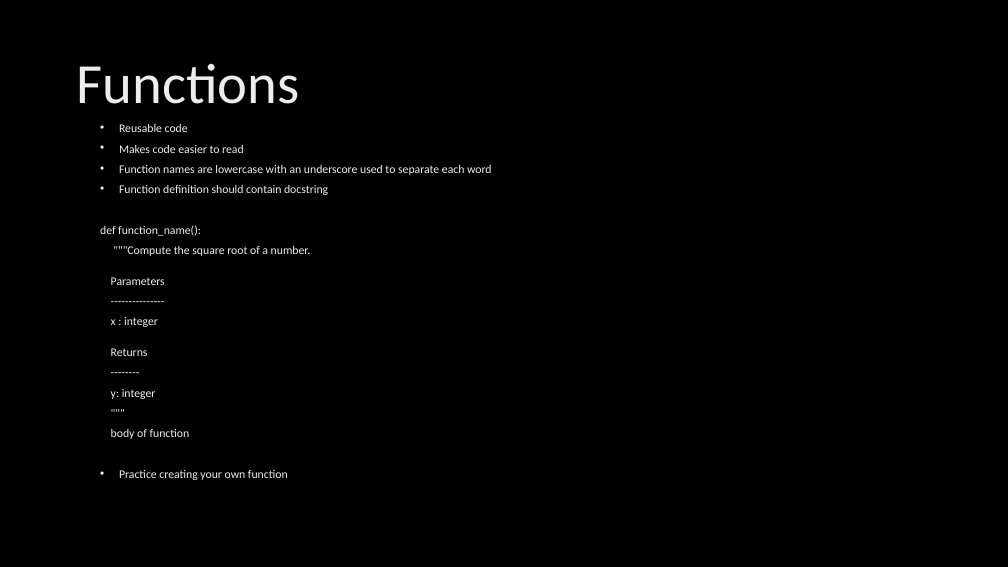
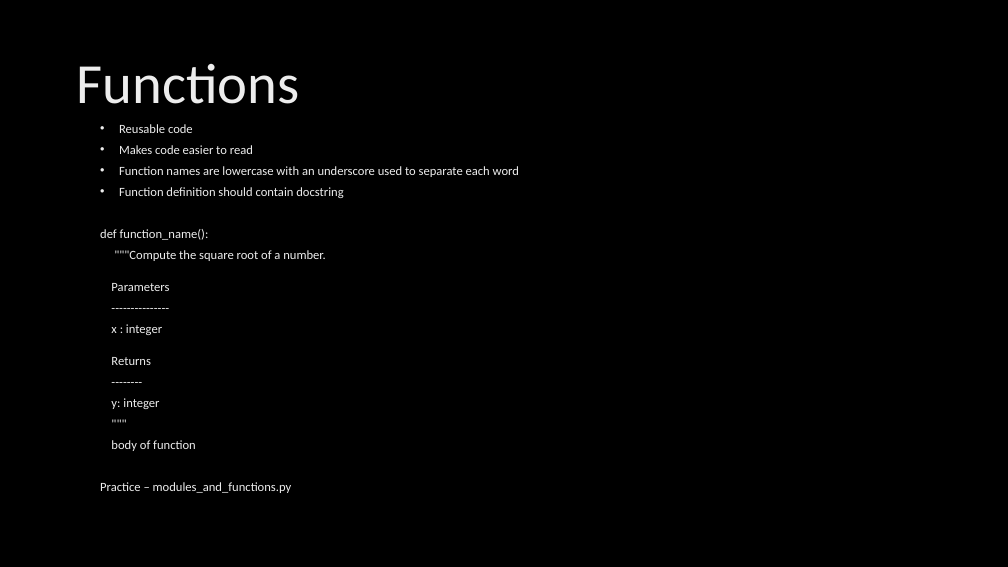
Before and after one commit to LaurentZuijdwijk/stst-array-kata, a slide deck: slide 9 of Python CodeKata.pptx. Drawn at 1008x567 pixels with LibreOffice and Linux fonts; fonts in the diff are those of the drawing; background and template pictures are left out. Boxes give left, top, right and bottom in pixels: in the first picture for what was removed or moved away, otherwise in the second. Text is boxed around its words. In the diff, an @@ line names an element or a change of style, - is before the commit and + after.

```diff
--- a/Python CodeKata.pptx
+++ b/Python CodeKata.pptx
@@ text at (100, 124, 519, 451): size 11.2 to 12 pt in "Reusable code", "Makes code easier to read", "Function names are lowercase with an underscore ...", "Function definition should contain docstring" and 10 more places @@
@@ text at (100, 482, 292, 493): text changed; size 11.2 to 12 pt @@
-• Practice creating your own function
+Practice – modules_and_functions.py
```
Also in this commit, not shown: 8 other slides changed.
